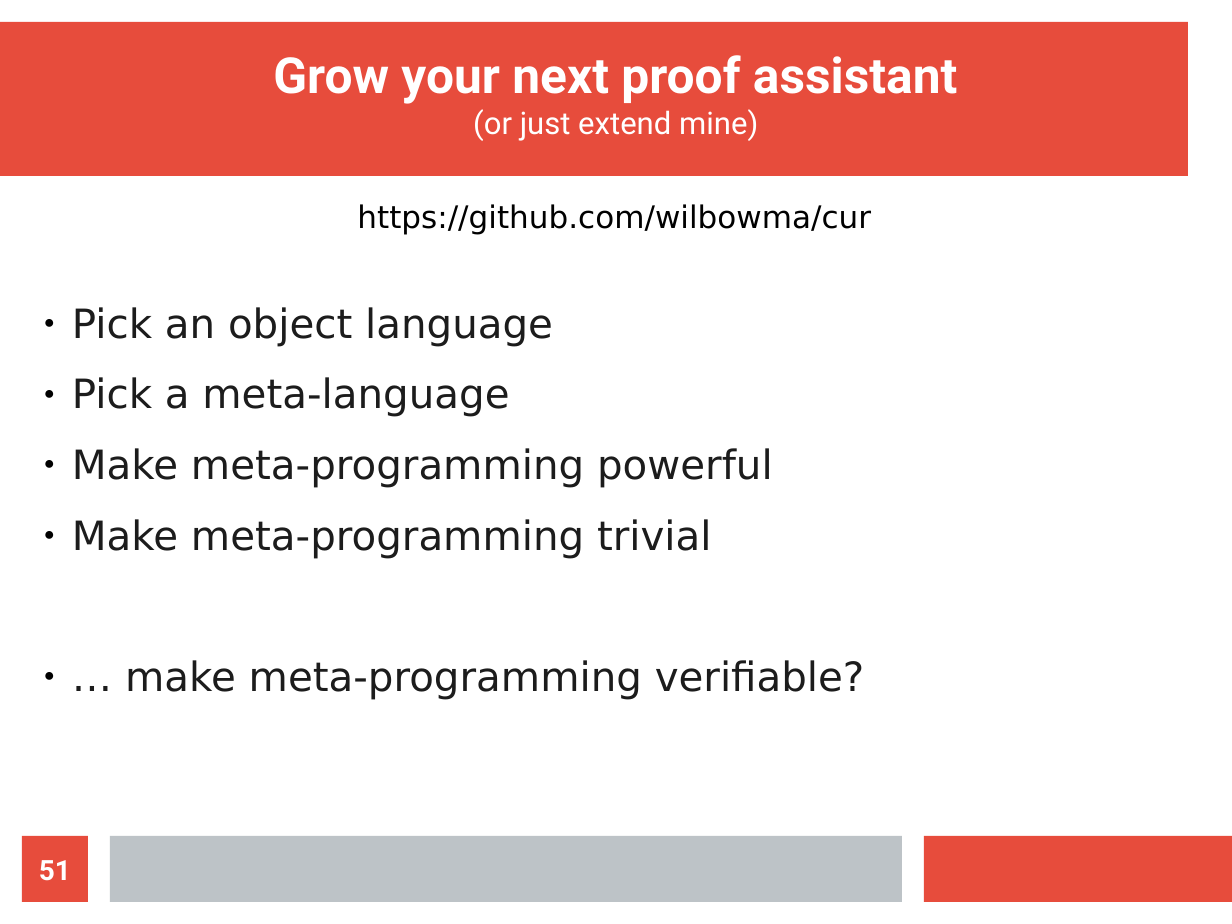
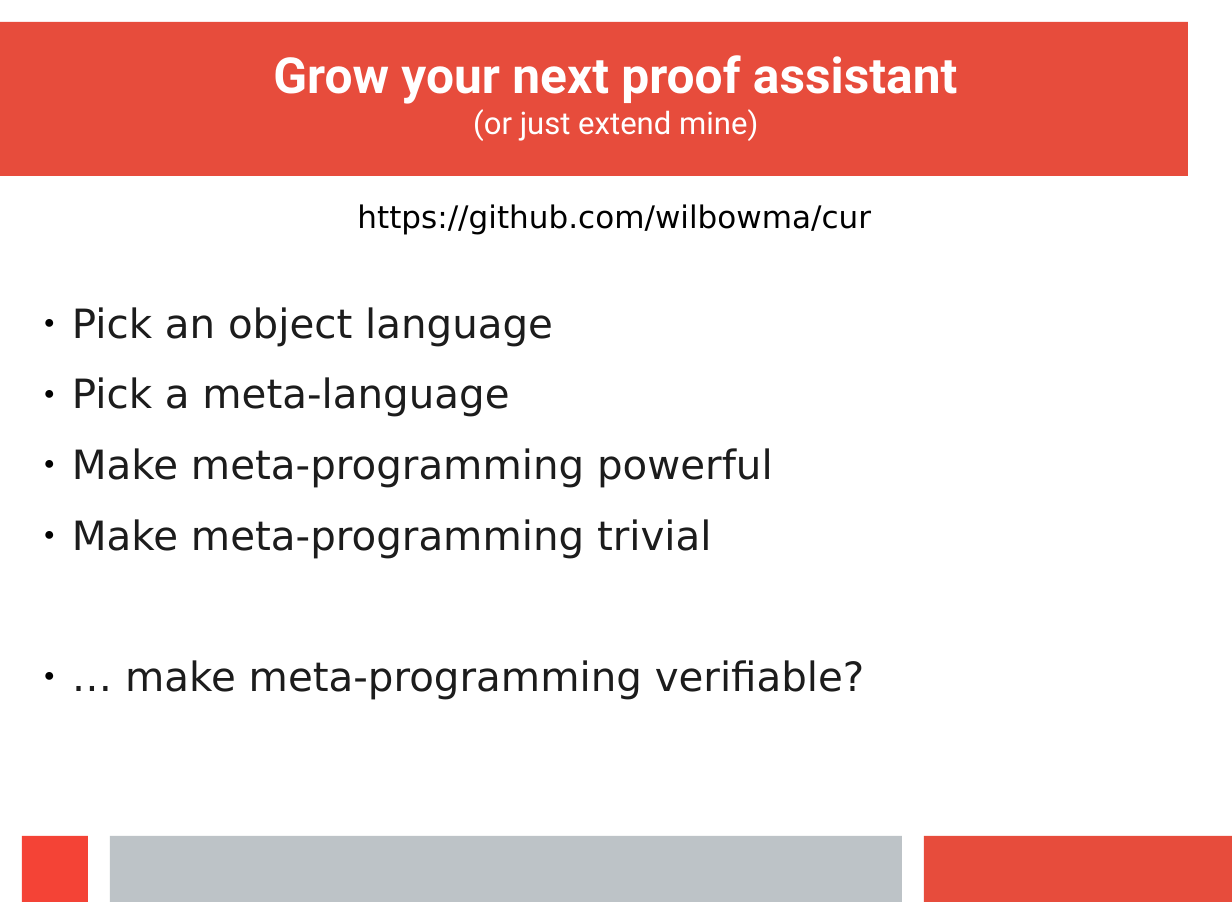
Before and after one commit to wilbowma/cur, a slide deck: slide 51 of hope-2016/slides.odp. Drawn at 1232x924 pixels with LibreOffice and Linux fonts; fonts in the diff are those of the drawing. Boxes give left, top, right and bottom in pixels: in the first picture for what was removed or moved away, otherwise in the second. Text is boxed around its words. In the diff, an @@ line names an element or a change of style, - is before the commit and + after.

```diff
--- a/hope-2016/slides.odp
+++ b/hope-2016/slides.odp
@@ page number removed at (x1=22, y1=836, x2=88, y2=902) @@
-51
@@ rectangle added at (x1=22, y1=836, x2=88, y2=902), fill #F44336 @@
```
Also in this commit, not shown: 48 other slides changed.
